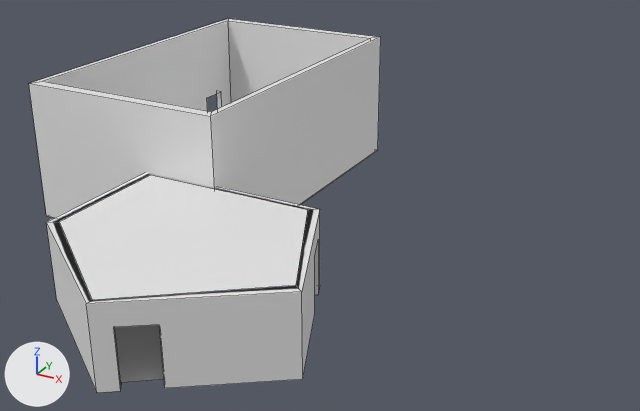
An edit to the FBX model Assets/Models/mainRoom.fbx, drawn before and after from the same camera.
Both versions are drawn from a 50 mm camera at (111.6, -157.9, 77.7) aimed at (36.0, -20.5, 9.0). Lighting does not change. The marker at lower left points along +X, +Y and +Z. Mesh edges are drawn as thin lines. Where no turn or scale is listed for an object, it has been applied to the vertices.

Before the edit, the objects in view are built like this:
```python
me_cube_006 = bpy.data.meshes.new('Cube.006')
me_cube_006.from_pydata(...)  # 48 vertices, 28 faces; spans x -22.1..22.1, y -35.3..35.3, z -0.1..28.9
me_cube_006.materials.append(mat_material)  # white #e7e7e7
me_cube_007 = bpy.data.meshes.new('Cube.007')
me_cube_007.from_pydata(...)  # 69 vertices, 37 faces; spans x -18.9..30.7, y -31.0..13.4, z -0.1..15.1
ob_hallway = bpy.data.objects.new('hallway', me_cube_007)
ob_hallway.location = (24.7, -47.7, 0.0)
ob_mainroom = bpy.data.objects.new('mainRoom', me_cube_006)
ob_mainroom.location = (0.0, 0.0, 0.0)
```
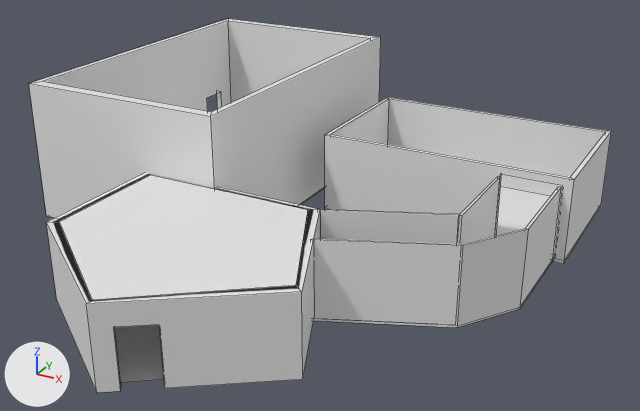
What differs and where, as boxes (x1, y1, x2, y2) in the pictures (640 x 411 px):
'GiftShop', added: after (325, 97, 611, 264)
'hallwayOut', added: after (311, 176, 561, 328)

The change, as a diff of the scene's bpy script:
```diff
--- a/Assets/Models/mainRoom.fbx.py
+++ b/Assets/Models/mainRoom.fbx.py
@@ me_plane @@
+me_plane.from_pydata(...)  # 42 vertices, 38 faces; spans x -9.9..24.5, y -8.7..32.4, z 0.0..15.2
@@ me_plane_002 @@
+me_plane_002.from_pydata(...)  # 34 vertices, 23 faces; spans x -35.5..15.9, y -15.9..14.9, z 0.0..17.1
@@ ob_hallwayout @@
+ob_hallwayout = bpy.data.objects.new('hallwayOut', me_plane)
+ob_hallwayout.location = (53.3, -37.0, 0.2)
@@ ob_giftshop @@
+ob_giftshop = bpy.data.objects.new('GiftShop', me_plane_002)
+ob_giftshop.location = (64.0, 11.2, 0.1)
```
